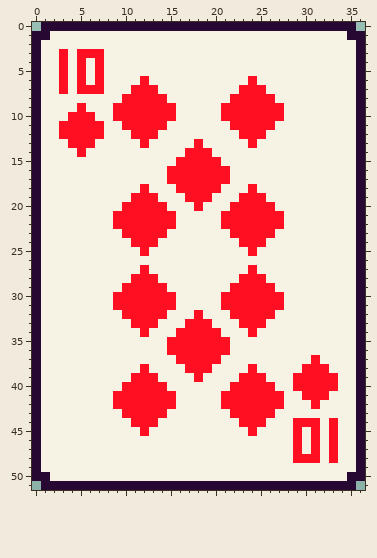
A pixel-art sprite gets an edit: public/assets/KIN's_Playing_Cards/Diamonds_10.png. Above, as it was before the edit.
The file is 37x52 pixels.
Once edited:
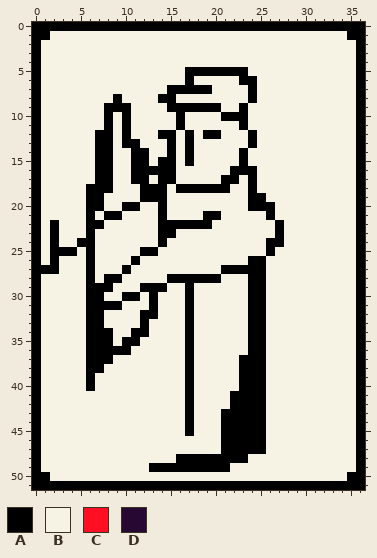
Palette (. is transparent): A #000000  B #f6f3e4  C #ff0f21  D #270833
From old to new:
Changed rows in their new state; - is an unchanged pixel.
first column x 0:
 0 AAAAAAAAAAAAAAAAAAAAAAAAAAAAAAAAAAAAA
 1 AA---------------------------------AA
 2 A-----------------------------------A
 3 A--B-BBB----------------------------A
 4 A--B-B-B----------------------------A
 5 A--B-B-B---------AAAAAAA------------A
 6 A--B-B-B----B----A-----AA-----------A
 7 A--B-BBB---BBB-AAAAA---BAB----------A
 8 A--------ABBBBAA------BBABB---------A
 9 A----B--AAABBBBAAAAAABBABBBB--------A
10 A---BBB-ABABBBBBA----AAABBBB--------A
11 A--BBBBBA-ABBBB-A-----BABBB---------A
12 A--BBBBAA-ABBBAA-A-AA--BAB----------A
13 A---BBBAA-AAB--A-AB-----A-----------A
14 A----B-AA--AA--A-ABB---A------------A
15 A------AA--AA-AABABBB--A------------A
16 A------AA--AAAAABBBBBBAAA-----------A
17 A------AA--AA-AABBBBBAA-A-----------A
18 A-----AAA---AAA-AAAAAA--A-----------A
19 A-----AA---BAAA--BBB---BAA----------A
20 A-----AA--AABBA---B---BBAAA---------A
21 A-----A-AABBBBAB---AABBBBBAB--------A
22 A-A---AA-BBBBBAAAAAA-BBBBBBA--------A
23 A-A---A---BBBBAA------BBBBBA--------A
24 A-A--AA----BBBA--------BBBAA--------A
25 A-AAA-A-----AA----------B-A---------A
26 A-A---A----A------------AA----------A
27 AAA---A---A-B--------AAAAA----------A
28 A-----A-AA-BBB-AAAAAA--BAA----------A
29 A-----AAA-BBAAA--A----BBAAB---------A
30 A-----AA-BAABABB-A---BBBAABB--------A
31 A-----AAAABBBABB-A---BBBAABB--------A
32 A-----AA--BBAAB--AB---BBAAB---------A
33 A-----AA---BAB---ABB---BAA----------A
34 A-----AAA--AA---BABBB---AA----------A
35 A-----AAA-AA---BBABBBB--AA----------A
36 A-----AAAAA----BBABBBB--AA----------A
37 A-----AAA-------BABBB--AAA-----B----A
38 A-----AA----B----ABB---AAA----BBB---A
39 A-----A----BBB---AB----AAA---BBBBB--A
40 A-----A---BBBBB--A----BAAAB--BBBBB--A
41 A--------BBBBBBB-A---BAAAABB--BBB---A
42 A--------BBBBBBB-A---BAAAABB---B----A
43 A---------BBBBB--A---AAAAAB---------A
44 A----------BBB---A---AAAAA---BBB-B--A
45 A-----------B----A---AAAAA---B-B-B--A
46 A--------------------AAAAA---B-B-B--A
47 A--------------------AAAAA---B-B-B--A
48 A---------------AAAAAAAA-----BBB-B--A
49 A------------AAAAAAAAA--------------A
50 AA---------------------------------AA
51 AAAAAAAAAAAAAAAAAAAAAAAAAAAAAAAAAAAAA
Boxes around the changes in both pictures, in picture pixels (x1, y1, x2, y2):
changed: (32, 22, 365, 490)
